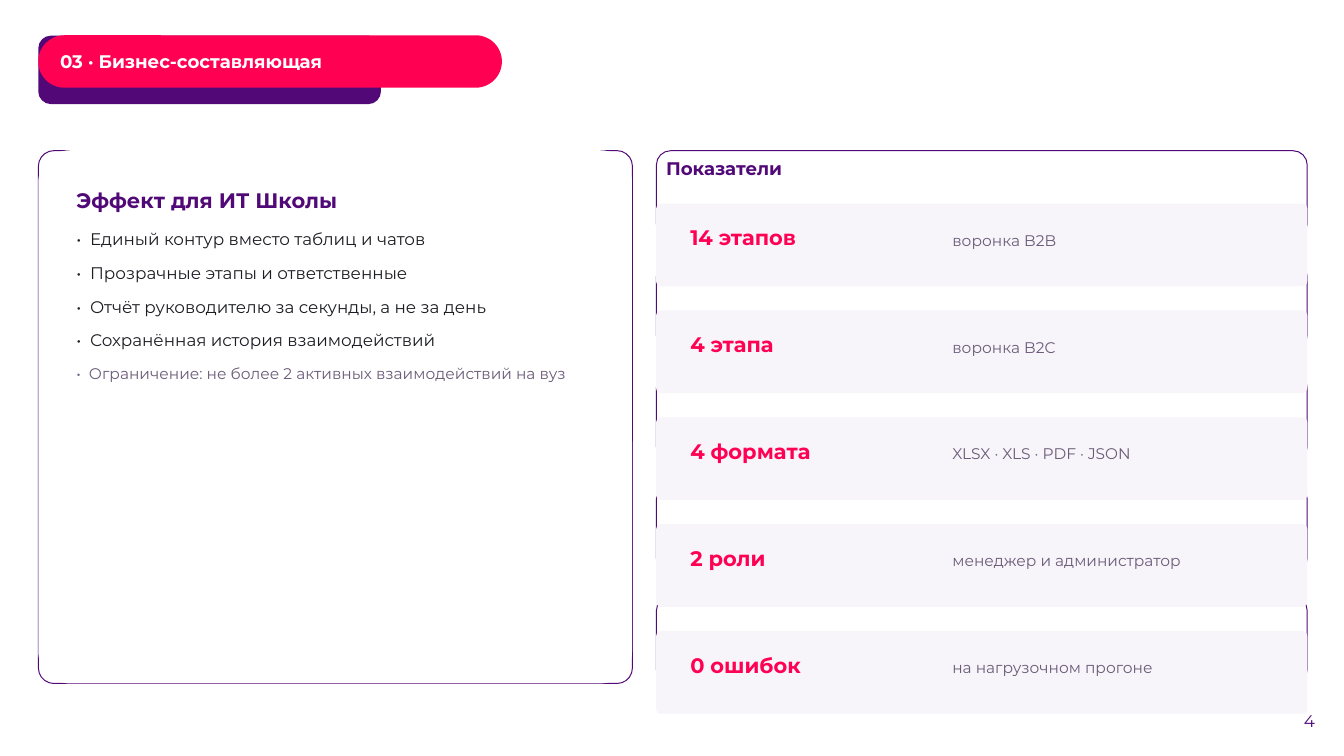
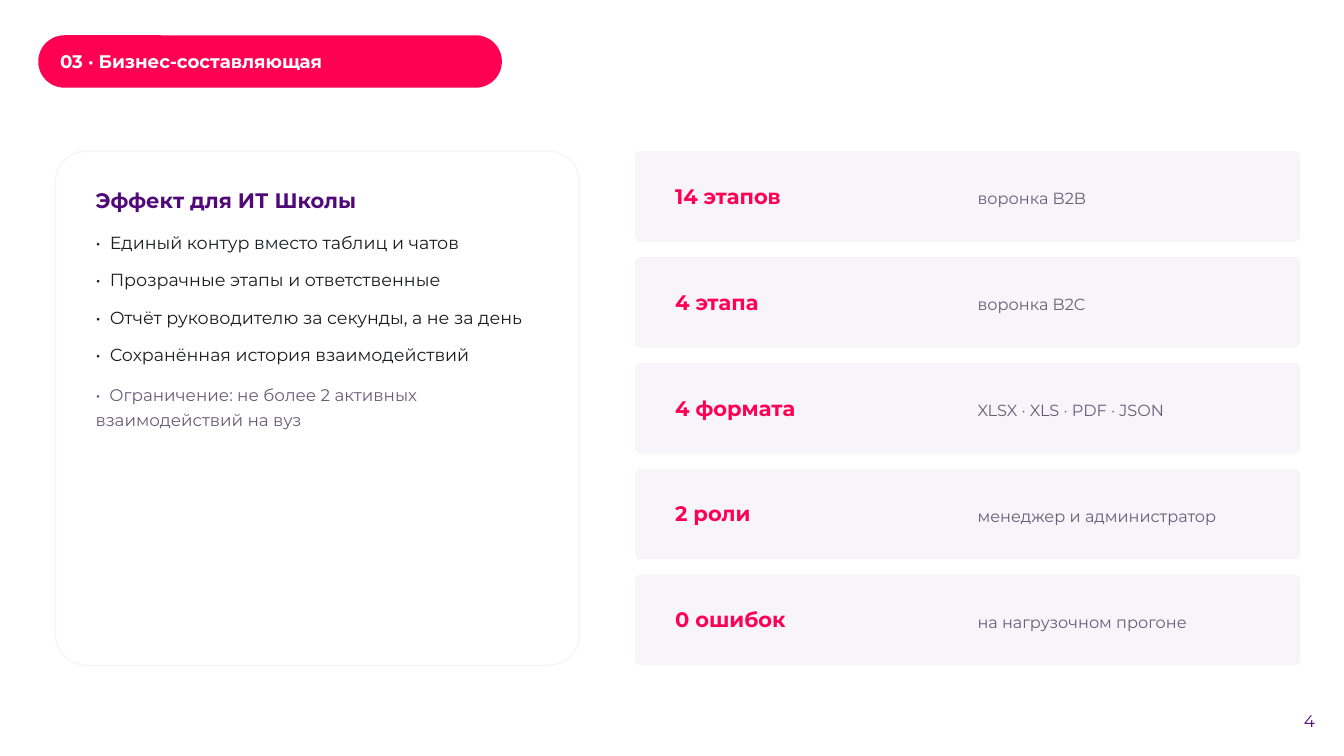
Before and after one commit to Pavel1778/rtk-crm, a slide deck: slide 4 of docs/presentation/RTK-CRM-LCT2026.pptx. Drawn at 1344x756 pixels with LibreOffice and Linux fonts; fonts in the diff are those of the drawing; background and template pictures are left out. Boxes give left, top, right and bottom in pixels: in the first picture for what was removed or moved away, otherwise in the second. Text is boxed around its words. In the diff, an @@ line names an element or a change of style, - is before the commit and + after.

Commit message:
fix: вёрстка KPI-плиток, демо-данные сида и номера шагов презентации
- seed: досоздание B2B/B2C-карточек по ключу (вуз, продукт), база без
  B2C-воронки больше не остаётся без заявок; задачи и комментарии
  добавляются недостающим карточкам
- отчёты: сетка KPI переведена на auto-fit, пятая плитка не остаётся
  одна во втором ряду
- презентация: номера шагов «02»/«03» больше не переносятся на две строки
- check_presentation_layout: регрессия на разбитый номер шага
- скрипты сборки артефактов и съёмки убраны из репозитория (только PPTX/PDF)

pytest 208 passed; ruff, mypy, tsc и сборка frontend — чисто.

```diff
--- a/docs/presentation/RTK-CRM-LCT2026.pptx
+++ b/docs/presentation/RTK-CRM-LCT2026.pptx
@@ group removed at box(38, 35, 1308, 684): 13 freeform shapes @@
@@ rounded rectangle: place and size @@
-rounded rectangle at box(38, 150, 632, 684)
+rounded rectangle at box(55, 151, 580, 665)
@@ rounded rectangle at box(55, 151, 580, 665): outline none to #F7F4FA 1 pt @@
@@ text "Эффект для ИТ Школы": place and size @@
-text "Эффект для ИТ Школы" at box(76, 192, 566, 382)
+text "Эффект для ИТ Школы" at box(96, 192, 522, 430)
@@ text "Эффект для ИТ Школы" at box(96, 192, 522, 430): size 12 to 12.5 pt in "• Единый контур вместо таблиц и чатов", "• Прозрачные этапы и ответственные", "• Отчёт руководителю за секунды, а не ...", "• Сохранённая история взаимодействий"; size 11 to 12 pt in "• Ограничение: не более 2 активных взаимодействий ..."; more space between paragraphs; line spacing 1.12 to 1.25 @@
@@ rounded rectangle: place and size @@
-rounded rectangle at box(656, 204, 1308, 286)
+rounded rectangle at box(635, 151, 1301, 242)
@@ text "14 этапов": place and size @@
-text "14 этапов" at box(690, 230, 796, 245)
+text "14 этапов" at box(675, 189, 781, 205)
@@ text removed at box(666, 162, 782, 176) @@
-Показатели
@@ text "воронка B2B": place and size @@
-text "воронка B2B" at box(952, 235, 1056, 249)
+text "воронка B2B" at box(978, 192, 1086, 207)
@@ rounded rectangle: place and size @@
-rounded rectangle at box(656, 311, 1308, 393)
+rounded rectangle at box(635, 257, 1301, 348)
@@ text "4 этапа": place and size @@
-text "4 этапа" at box(690, 337, 774, 353)
+text "4 этапа" at box(675, 295, 759, 311)
@@ text "воронка B2C": place and size @@
-text "воронка B2C" at box(952, 342, 1055, 356)
+text "воронка B2C" at box(978, 298, 1086, 313)
@@ rounded rectangle: place and size @@
-rounded rectangle at box(656, 417, 1308, 500)
+rounded rectangle at box(635, 363, 1301, 454)
@@ text "4 формата": place and size @@
-text "4 формата" at box(690, 443, 811, 463)
+text "4 формата" at box(675, 400, 796, 420)
@@ text "XLSX · XLS · PDF ...": place and size @@
-text "XLSX · XLS · PDF ..." at box(952, 448, 1131, 459)
+text "XLSX · XLS · PDF ..." at box(978, 404, 1164, 416)
@@ rounded rectangle: place and size @@
-rounded rectangle at box(656, 524, 1308, 607)
+rounded rectangle at box(635, 469, 1301, 560)
@@ text "2 роли": place and size @@
-text "2 роли" at box(690, 551, 766, 570)
+text "2 роли" at box(675, 506, 750, 525)
@@ text "менеджер и администратор": place and size @@
-text "менеджер и администратор" at box(952, 558, 1181, 569)
+text "менеджер и администратор" at box(978, 513, 1216, 525)
@@ rounded rectangle: place and size @@
-rounded rectangle at box(656, 631, 1308, 714)
+rounded rectangle at box(635, 575, 1301, 665)
@@ text "0 ошибок": place and size @@
-text "0 ошибок" at box(690, 657, 800, 674)
+text "0 ошибок" at box(675, 611, 785, 628)
@@ size 11 to 11.5 pt in 5 elements at box(978, 192, 1086, 207), box(978, 298, 1086, 313), box(978, 404, 1164, 416), box(978, 513, 1216, 525), box(978, 619, 1187, 631) @@
@@ text "на нагрузочном прогоне": place and size @@
-text "на нагрузочном прогоне" at box(952, 665, 1153, 676)
+text "на нагрузочном прогоне" at box(978, 619, 1187, 631)
```
Also in this commit, not shown: 9 other slides changed, 13 other files.
